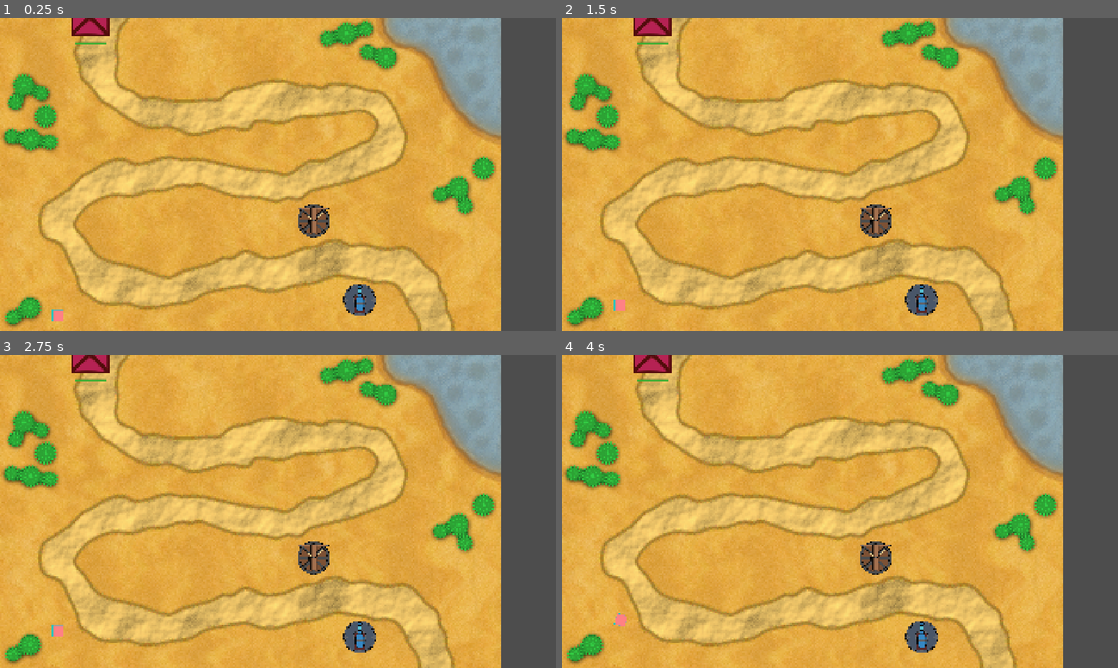
Above: before the commit, frames 1-4 (two rows, left to right).
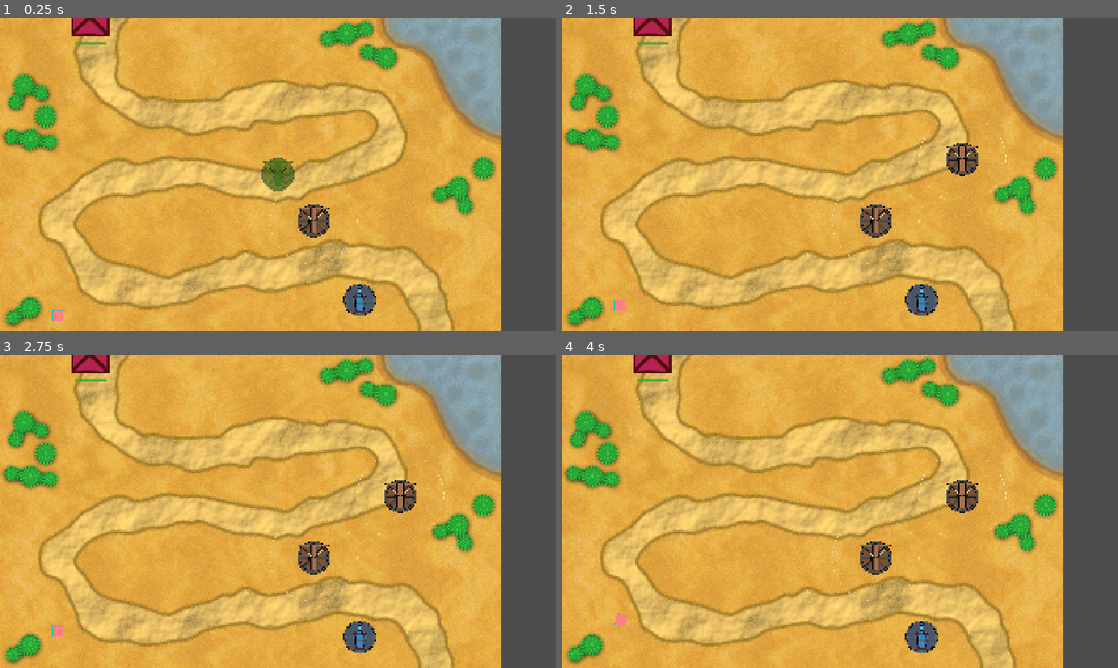
Above: after the commit, the same moments.

Repository: Crimbane/tower-defense
Game: Godot game, scene res://Testing/olem50/bg.tscn
Two runs of this game, one before a commit and one after it. Both use one fixed random seed, a clock stepped at 60 frames per second and the inputs below.
Inputs (mouse positions are in pixels of both pictures, inside the frame that each line leads up to):
- Up to frame 1 (0.25 s): no input
- Up to frame 2 (1.5 s): tap Enter at 0.5 s; move the mouse to (962, 158) at 0.52 s; press the mouse at (962, 158) at 0.53 s; right-click (962, 158) at 0.8 s; move the mouse to (728, 190) at 1.27 s; release the mouse at (728, 190) at 1.28 s; right-click (728, 190) at 1.35 s
- Up to frame 3 (2.75 s): click (166, 527) at 1.55 s; tap Space at 2 s; move the mouse to (333, 442) at 2.02 s; press the mouse at (333, 442) at 2.03 s; right-click (333, 442) at 2.3 s
- Up to frame 4 (4 s): move the mouse to (812, 574) at 2.77 s; release the mouse at (812, 574) at 2.78 s; right-click (812, 574) at 2.85 s; click (812, 574) at 3.05 s; tap Enter at 3.5 s; move the mouse to (1006, 558) at 3.52 s; press the mouse at (1006, 558) at 3.53 s; right-click (1006, 558) at 3.8 s

The runs differ from the first frame. In frame 1, 0.5% of the frame differs, in the area x 42-65%, y 36-79%; in frame 2, 0.6%, in the area x 48-80%, y 33-79%; in frame 3, 0.6%; in frame 4, 0.6%.

Commit message:
Start of placement

Diff:
--- a/Entities/Towers/arrow_tower.tscn
+++ b/Entities/Towers/arrow_tower.tscn
@@ -4,6 +4,7 @@
 [ext_resource type="PackedScene" uid="uid://buqy3xwut4xhr" path="res://Entities/Projectiles/projectile.tscn" id="2_0mj8a"]
 [ext_resource type="Texture2D" uid="uid://dsnn26r711x8h" path="res://Entities/Towers/Art/Arrow Tower Base.svg" id="3_au2ll"]
 [ext_resource type="Texture2D" uid="uid://bcx1m15rts1j" path="res://Entities/Towers/Art/Arrow Tower Turret.svg" id="4_0mj8a"]
+[ext_resource type="Script" uid="uid://bcokocxaptaxb" path="res://Entities/Towers/attack_range.gd" id="5_1xniw"]
 
 [sub_resource type="SpriteFrames" id="SpriteFrames_t1yug"]
 animations = [{
@@ -15,6 +16,9 @@
 "name": &"default",
 "speed": 5.0
 }]
+
+[sub_resource type="CircleShape2D" id="CircleShape2D_t1yug"]
+radius = 226.66666
 
 [node name="Arrow Tower" type="Node2D" unique_id=664368618 node_paths=PackedStringArray("towerTop", "fireRateTimer")]
 scale = Vector2(0.3, 0.3)
@@ -32,3 +36,12 @@
 
 [node name="FireRateTimer" type="Timer" parent="." unique_id=1645054394]
 one_shot = true
+
+[node name="Placement Hitbox" type="Area2D" parent="." unique_id=914576015]
+visible = false
+
+[node name="CollisionShape2D" type="CollisionShape2D" parent="Placement Hitbox" unique_id=1490553821]
+shape = SubResource("CircleShape2D_t1yug")
+
+[node name="Attack Range" type="Node2D" parent="." unique_id=450146633]
+script = ExtResource("5_1xniw")
--- /dev/null
+++ b/Entities/Towers/attack_range.gd
@@ -0,0 +1,27 @@
+extends Node2D
+
+#@onready var tower =
+var radius = 500
+var circleColor = Color(1,1,1,0.5)
+@export var pointCount = 64
+@export var width = 2.0
+
+# Called when the node enters the scene tree for the first time.
+func _ready() -> void:
+	pass
+
+
+# Called every frame. 'delta' is the elapsed time since the previous frame.
+func _process(_delta: float) -> void:
+	pass
+
+func _draw() -> void:
+	draw_arc(
+		Vector2.ZERO,
+		radius,
+		0,
+		TAU,
+		pointCount,
+		circleColor,
+		width
+	)
--- a/Entities/Towers/cannon_tower.tscn
+++ b/Entities/Towers/cannon_tower.tscn
@@ -24,7 +24,7 @@
 towerTop = NodePath("Tower Top")
 fireRateTimer = NodePath("FireRateTimer")
 damage = 50
-fireRate = 1.0
+fireRate = 10.0
 projectileSpeed = 1000
 
 [node name="Base" type="Sprite2D" parent="." unique_id=1738475557]
--- a/Entities/Towers/tower.gd
+++ b/Entities/Towers/tower.gd
@@ -7,6 +7,8 @@
 var projectileSpawnPosition: Vector2 = Vector2.ZERO
 @export var towerTop: AnimatedSprite2D
 @export var fireRateTimer: Timer
+
+var isGhostShape: bool = false
 
 @export var damage: int = 10
 #@export var arrowDamage: int = 10
@@ -28,6 +30,8 @@
 
 
 func _process(_delta: float) -> void:
+	if isGhostShape:
+		return
 	currentTarget = findClosestEnemy()
 
 	if currentTarget != null:
@@ -41,6 +45,8 @@
 
 
 func shoot() -> void:
+	if isGhostShape:
+		return
 	canFire = false
 	fireRateTimer.start()
 
--- a/Testing/olem50/bg.tscn
+++ b/Testing/olem50/bg.tscn
@@ -1,5 +1,6 @@
 [gd_scene format=3 uid="uid://ddqk3cid68teo"]
 
+[ext_resource type="Script" uid="uid://6rdi74t4ac0y" path="res://Testing/olem50/placement_manager.gd" id="1_8wxnh"]
 [ext_resource type="Texture2D" uid="uid://bc3nb58lryfis" path="res://Stages/Game/Art/Desert Map Textured Alternative.png" id="1_t2ke1"]
 [ext_resource type="PackedScene" uid="uid://bghlwrvg8h01x" path="res://Entities/Towers/arrow_tower.tscn" id="2_d5etc"]
 [ext_resource type="Script" uid="uid://cdj54w87supeo" path="res://Testing/olem50/enemy_spawner.gd" id="4_cy7fe"]
@@ -18,6 +19,8 @@
 point_count = 16
 
 [node name="Testing scene" type="Node2D" unique_id=1083687686]
+script = ExtResource("1_8wxnh")
+towerScene = ExtResource("2_d5etc")
 
 [node name="Background" type="TextureRect" parent="." unique_id=2094654496]
 z_index = -1
@@ -38,6 +41,7 @@
 rotation = -1.5707964
 
 [node name="Spawn Timer" type="Timer" parent="Path2D" unique_id=1572588186]
+wait_time = 0.5
 one_shot = true
 
 [node name="Fire Tower" parent="." unique_id=717643783 instance=ExtResource("6_rrttu")]
@@ -61,5 +65,5 @@
 fastEnemyScene = ExtResource("10_ma62e")
 
 [node name="Next Wave Timer" type="Timer" parent="Wave Manager" unique_id=552329530]
-wait_time = 10.0
+wait_time = 8.0
 one_shot = true
--- /dev/null
+++ b/Testing/olem50/placement_manager.gd
@@ -0,0 +1,65 @@
+extends Node2D
+
+@export var towerScene: PackedScene
+
+var previewTower: Node2D = null
+var isPlacing: bool = false
+var canPlace: bool = true
+
+# Called when the node enters the scene tree for the first time.
+func _ready() -> void:
+	startPlacement()
+
+
+# Called every frame. 'delta' is the elapsed time since the previous frame.
+func _process(_delta: float) -> void:
+	if isPlacing and previewTower:
+		previewTower.global_position = get_global_mouse_position()
+		checkValidPlacement()
+
+
+
+func _unhandled_input(event: InputEvent) -> void:
+	if not isPlacing:
+		return
+
+	if event.is_action_pressed("Left Click"):
+		if canPlace:
+			placeTower()
+	elif event.is_action_pressed("Right Click"):
+		cancelPlacement()
+
+
+
+func startPlacement() -> void:
+	isPlacing = true
+	previewTower = towerScene.instantiate()
+
+	previewTower.isGhostShape = true
+
+	add_child(previewTower)
+
+func checkValidPlacement() -> void:
+	var area = previewTower.get_node("Placement Hitbox") as Area2D
+
+	if area.has_overlapping_areas():
+		canPlace = false
+		previewTower.modulate = Color(1, 0.3, 0.3, 0.6)
+	else:
+		canPlace = true
+		previewTower.modulate = Color(0.3, 1, 0.3, 0.6)
+
+func placeTower() -> void:
+	previewTower.modulate = Color(1, 1, 1, 1)
+
+	previewTower.isGhostShape = false
+
+	previewTower = null
+	isPlacing = false
+
+
+func cancelPlacement() -> void:
+	if previewTower:
+		previewTower.queue_free()
+		previewTower = null
+	isPlacing = false
--- a/project.godot
+++ b/project.godot
@@ -59,6 +59,11 @@
 "events": [Object(InputEventKey,"resource_local_to_scene":false,"resource_name":"","device":-1,"window_id":0,"alt_press …(195 unchanged characters)…
 ]
 }
+"Right Click"={
+"deadzone": 0.2,
+"events": [Object(InputEventMouseButton,"resource_local_to_scene":false,"resource_name":"","device":-1,"window_id":0,"alt_pressed":false,"shift_pressed":false,"ctrl_pressed":false,"meta_pressed":false,"button_mask":2,"position":Vector2(466, 23),"global_position":Vector2(475, 71),"factor":1.0,"button_index":2,"canceled":false,"pressed":true,"double_click":false,"script":null)
+]
+}
 
 [layer_names]
 
Not shown, added: Entities/Towers/attack_range.gd.uid
Not shown, added: Testing/olem50/placement_manager.gd.uid
